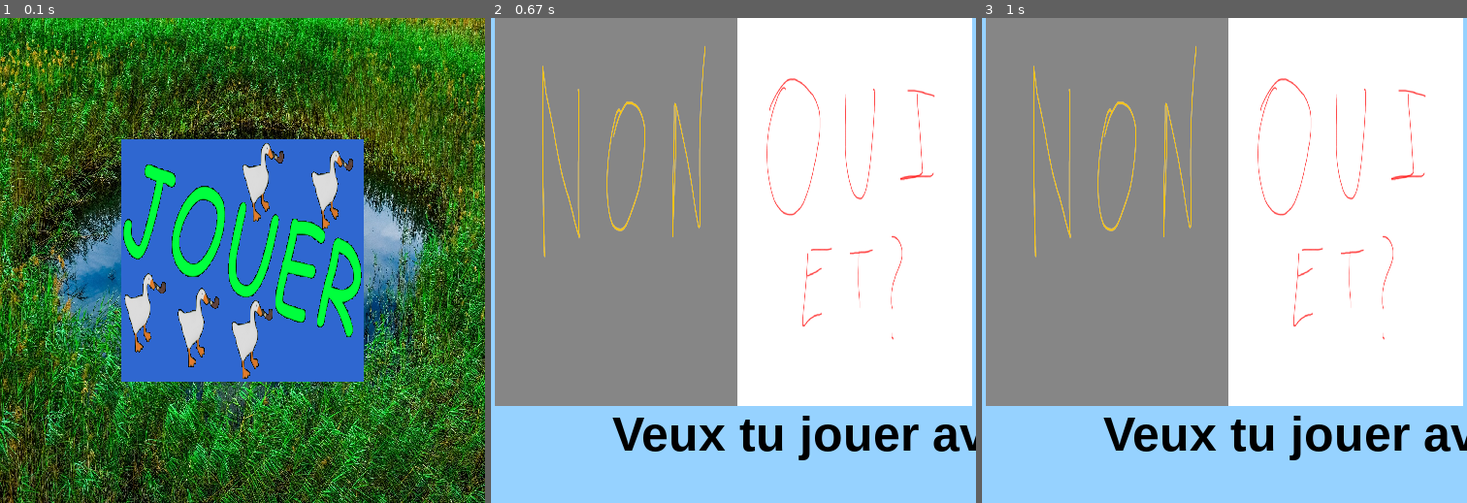
Above: before the commit, frames 1-3 (left to right).
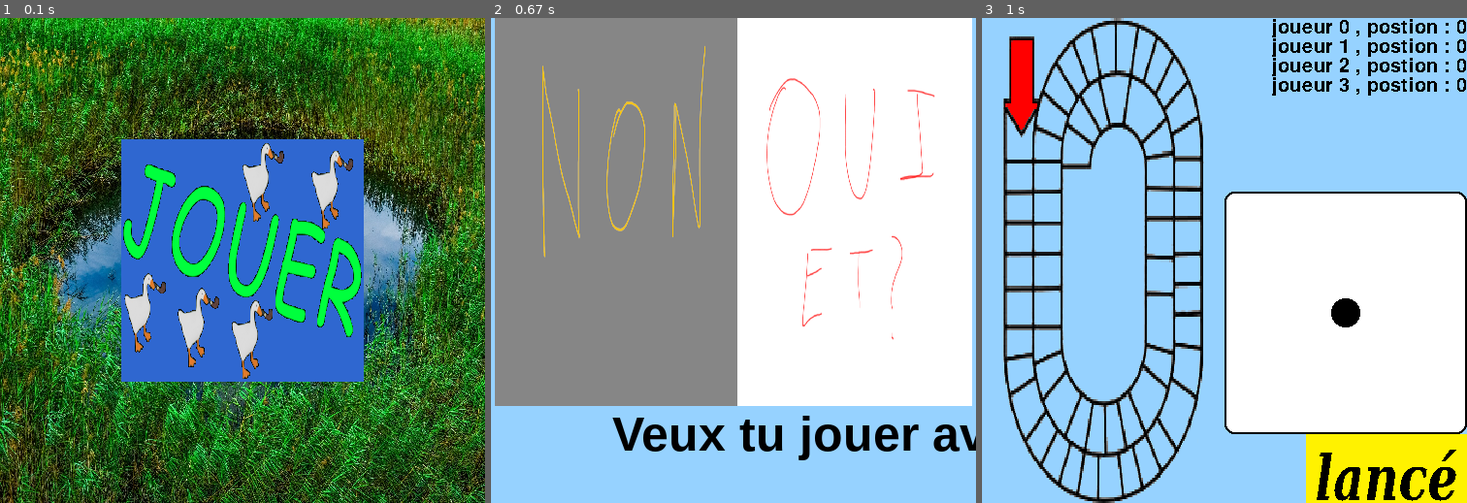
Above: after the commit, the same moments.

Repository: chokinyan/nsi-projet
Game: pygame game, started from projet nsi/projet.py
The game is run twice, just before and just after one commit, with the same random seed, the same clock (stepped at 60 frames per second) and the same inputs.
Inputs (mouse positions are in pixels of both pictures, inside the frame that each line leads up to):
- Up to frame 1 (0.1 s): no input
- Up to frame 2 (0.67 s): click (733, 260) at 0.38 s
- Up to frame 3 (1 s): click (1108, 265) at 0.72 s

Frames 1-2 are identical in both runs. In frame 3, 68% of the frame differs, in the area x 0-100%, y 0-100%.

Commit message:
Update projet.py

Diff:
--- a/projet nsi/projet.py
+++ b/projet nsi/projet.py
@@ -122,7 +122,7 @@
 if why == 1:
     nb_bot = 0
     nb_j = 1
-    joueur = [(f'joueur {i}',i) for i in range(1,5)]
+    joueur = [joueur_info(i,False,f"joueur {i}") for i in range(4)]
     pyg.init()
     last_screen = 0
     icone = pyg.image.load("projet nsi\image\icone\images.png")
@@ -232,7 +232,7 @@
             screen.blit(dée_1_img,(pyg.display.get_window_size()[0]-dée_1_img.get_width(),pyg.display.get_window_size()[1]-(image_lance.get_height()+dée_1_img.get_height())))
             screen.blit(plateaux,plateaux.get_rect(bottom = bottom))
             for i in joueur:
-                texte = i[0]+" ,Position : "
+                texte = f"{i.nom} , postion : {i.position}"
                 texte = font.render(texte,False,(0,0,0))
                 screen.blit(texte,(pyg.display.get_window_size()[0]-texte.get_width(),0+haut))
                 haut += texte.get_height()
@@ -279,7 +279,9 @@
                 ecran(comment)
                 pyg.time.wait(100)
             elif bouton["B_botN"].draw(screen = screen) == True:
-                print("ok")
+                comment = "choix_nom"
+                ecran(comment)
+                pyg.time.wait(100)
 
         elif comment == "choix_nb_bot":
             if bouton["bot1"].draw(screen = screen) == True:
